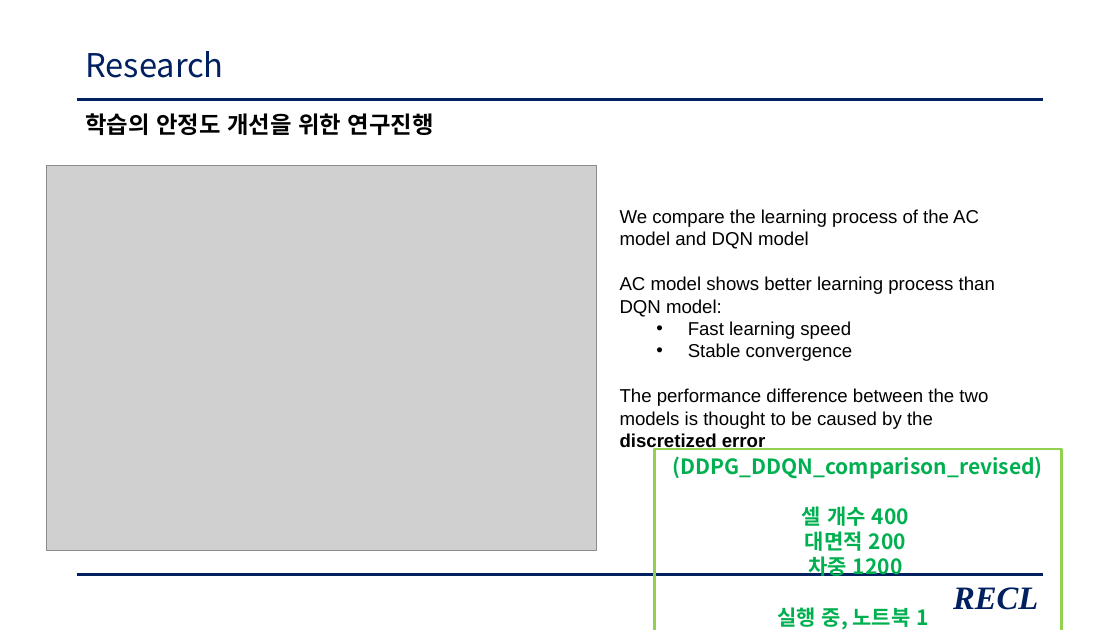
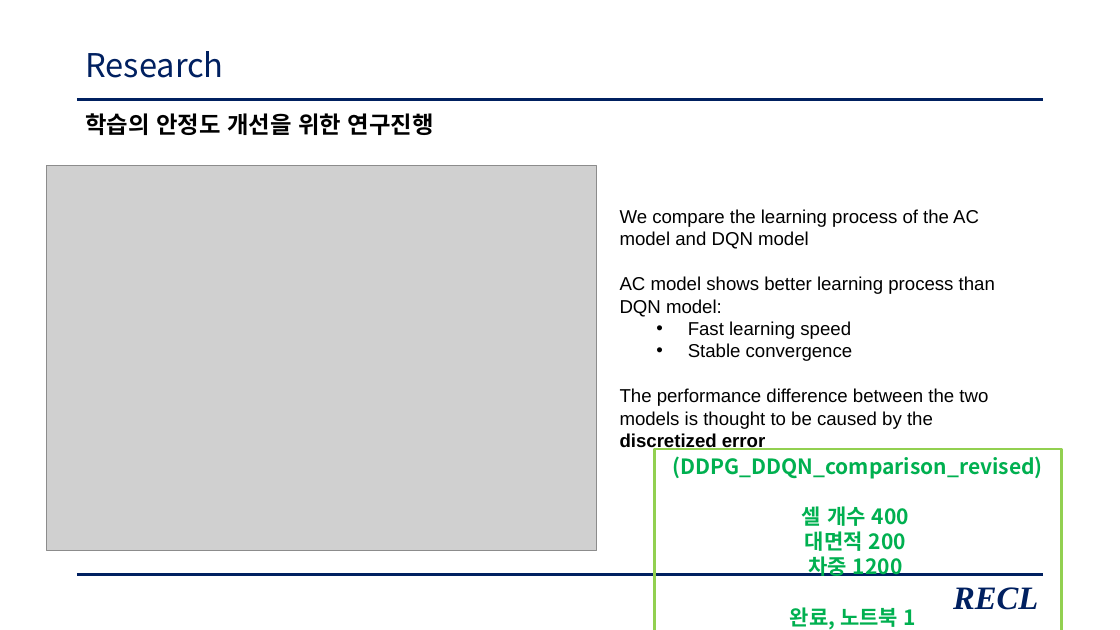
Before and after one commit to zidane89/experiment_essential, a slide deck: slide 16 of 발표자료_중안2.pptx. Drawn at 1120x630 pixels with LibreOffice and Linux fonts; fonts in the diff are those of the drawing; grey boxes stand for pictures. Boxes give left, top, right and bottom in pixels: in the first picture for what was removed or moved away, otherwise in the second. Text is boxed around its words. In the diff, an @@ line names an element or a change of style, - is before the commit and + after.

```diff
--- a/발표자료_중안2.pptx
+++ b/발표자료_중안2.pptx
@@ text in rectangle at (790, 607, 916, 629): text changed @@
-실행 중, 노트북 1
+완료, 노트북 1
```
Also in this commit, not shown: 8 other slides changed.
